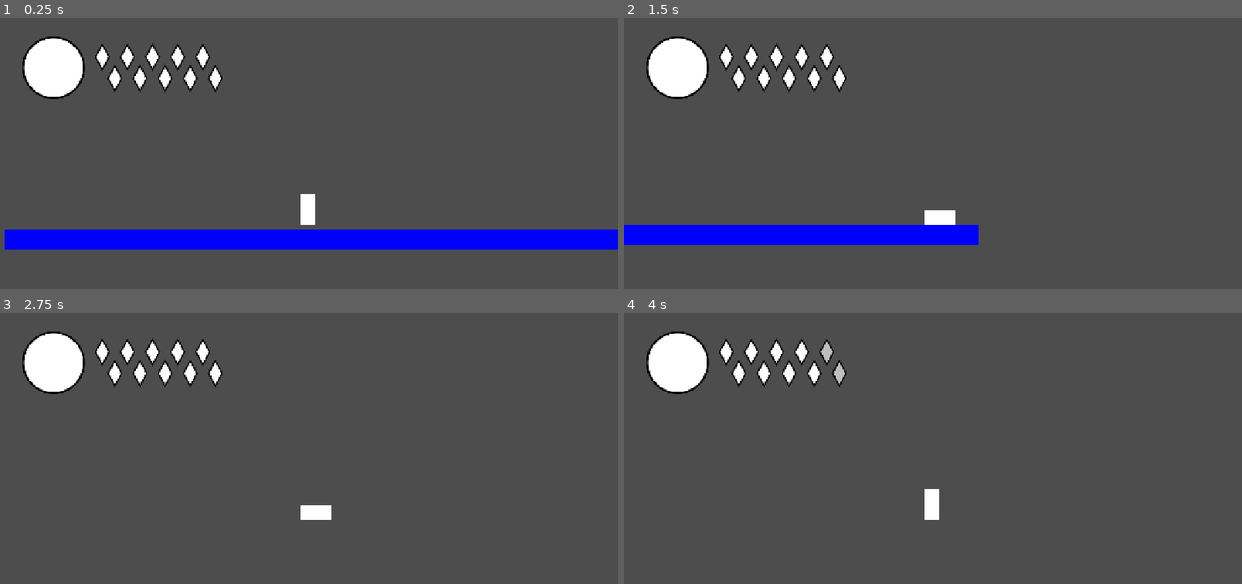
Above: before the commit, frames 1-4 (two rows, left to right).
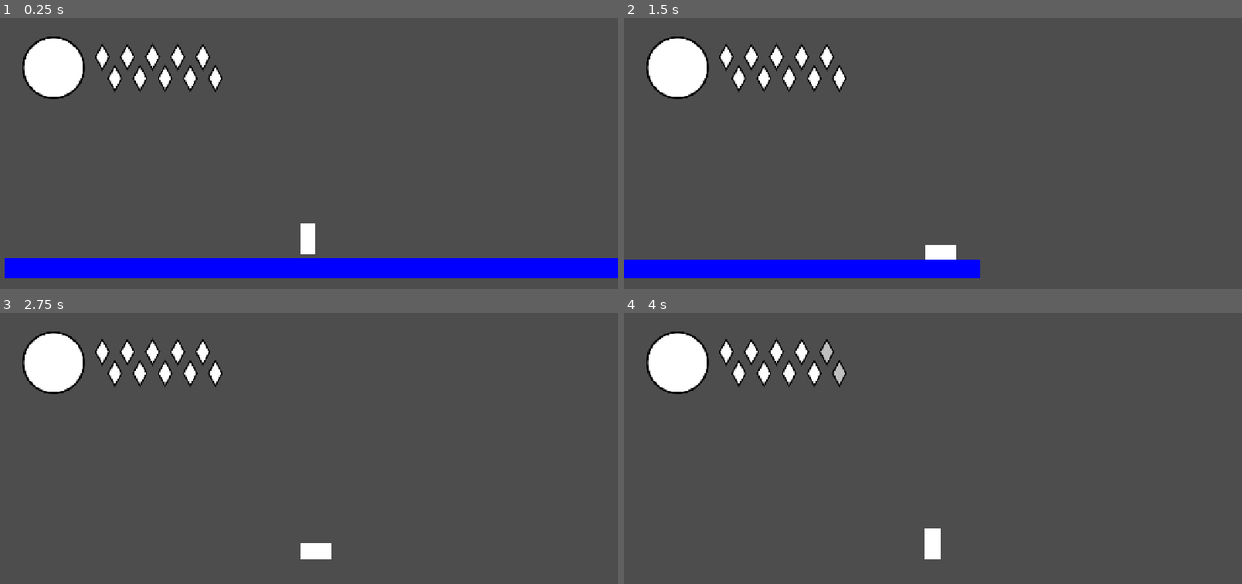
Above: after the commit, the same moments.

Repository: autonomouscrow/color-game
Game: Godot game, scene res://Scenes/Main.tscn
Same seed, same stepped clock (60 frames per second), same inputs: the game is played once before the commit and once after it.
Inputs:
- Up to frame 1 (0.25 s): no input
- Up to frame 2 (1.5 s): hold C (dash) 0.53-1.28 s; hold Right (move_right) from 0.53 s (still down); tap Z (jump) at 0.77 s; tap D (slide) at 1.35 s
- Up to frame 3 (2.75 s): tap Z (jump) at 1.52 s; release Right (move_right) at 2.03 s; hold Left (move_left) from 2.03 s (still down); hold Q from 2.03 s (still down)
- Up to frame 4 (4 s): release Left (move_left) at 2.78 s; release Q at 2.78 s; hold Right (move_right) from 2.78 s (still down); tap E at 2.85 s; tap Z (jump) at 3.02, 3.77 s; tap Enter at 3.5 s; hold R from 3.53 s (still down)

The runs differ from the first frame. In frame 1, 15% of the frame differs, in the area x 0-100%, y 64-97%; in frame 2, 8.7%; in frame 3, 0.6%; in frame 4, 0.6%.

Commit message:
camera lag

Diff:
--- a/Scenes/Main.tscn
+++ b/Scenes/Main.tscn
@@ -19,6 +19,14 @@
 
 [node name="Camera2D" type="Camera2D" parent="Hue" unique_id=1716874876]
 position = Vector2(3, -38)
+process_callback = 0
+limit_enabled = false
+position_smoothing_enabled = true
+position_smoothing_speed = 40.0
+drag_vertical_enabled = true
+drag_left_margin = 0.0
+drag_top_margin = 0.04
+drag_right_margin = 0.0
 
 [node name="HUD" parent="." unique_id=1967454570 node_paths=PackedStringArray("player") instance=ExtResource("3_hud")]
 player = NodePath("../Hue")
